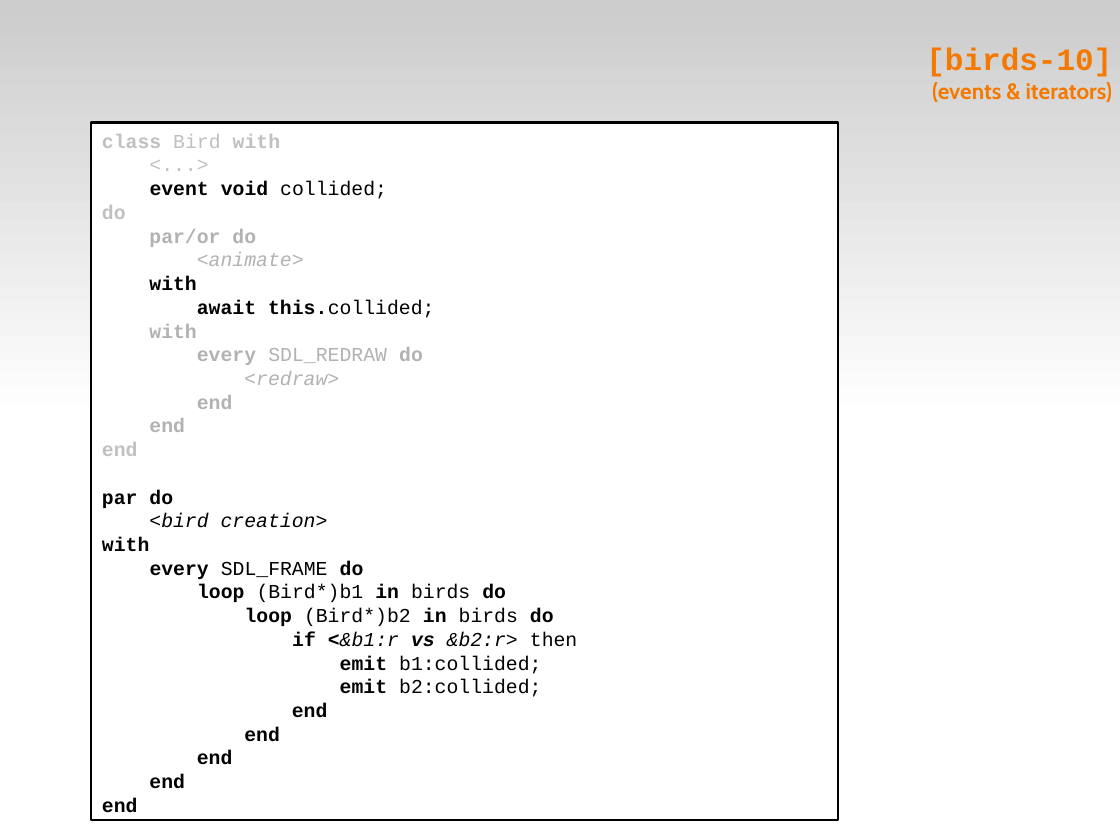
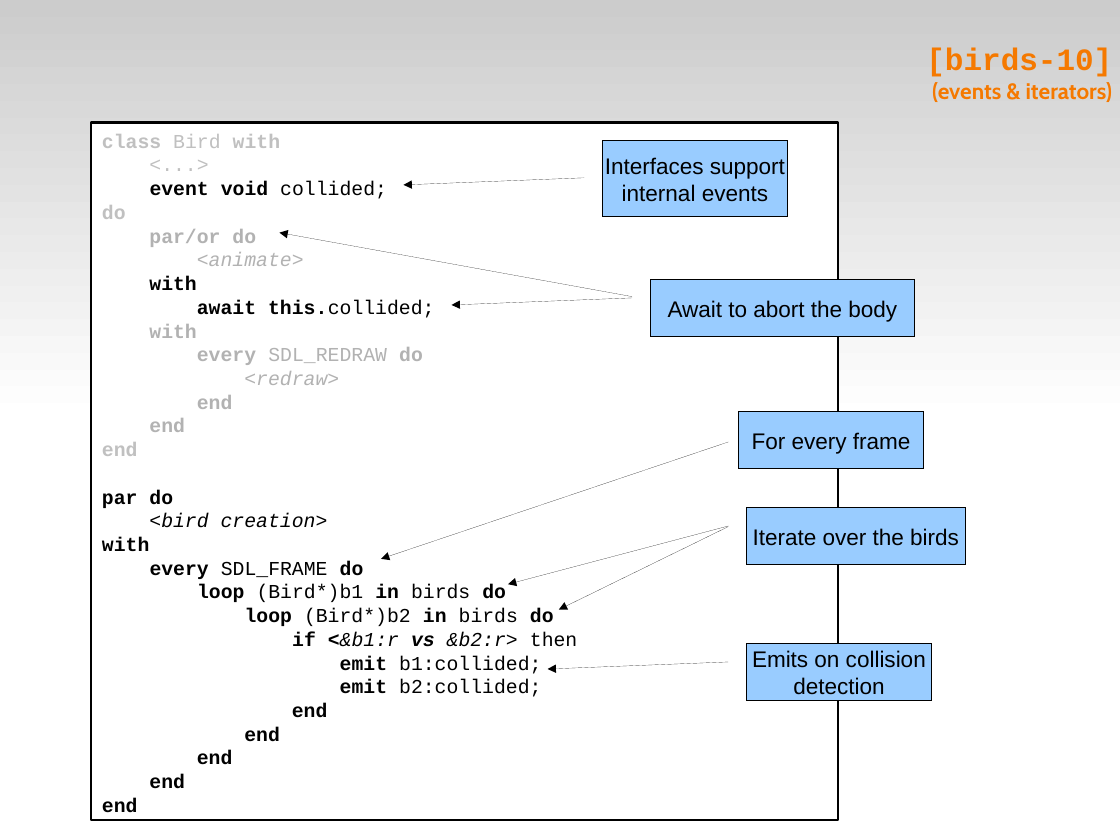
Before and after one commit to fsantanna-no/ceu-docs, a slide deck: slide 22 of ceu_stl.odp (slide 23 before the commit). Drawn at 1120x840 pixels with LibreOffice and Linux fonts; fonts in the diff are those of the drawing. Boxes give left, top, right and bottom in pixels: in the first picture for what was removed or moved away, otherwise in the second. Text is boxed around its words. In the diff, an @@ line names an element or a change of style, - is before the commit and + after.

```diff
--- a/ceu_stl.odp
+++ b/ceu_stl.odp
@@ rectangle added at (x1=603, y1=140, x2=788, y2=216), fill #99CCFF, outline #000000 0 pt, 16 pt, text #000000 @@
+Interfaces support
+internal events
@@ arrow added from (584, 178) to (403, 185), #000000 0 pt @@
@@ arrow added from (632, 297) to (279, 233), #000000 0 pt @@
@@ arrow added from (632, 298) to (451, 305), #000000 0 pt @@
@@ rectangle added at (x1=650, y1=279, x2=915, y2=336), fill #99CCFF, outline #000000 0 pt, 16 pt, text #000000 @@
+Await to abort the body
@@ rectangle added at (x1=739, y1=412, x2=924, y2=469), fill #99CCFF, outline #000000 0 pt, 16 pt, text #000000 @@
+For every frame
@@ arrow added from (729, 442) to (381, 559), #000000 0 pt @@
@@ rectangle added at (x1=747, y1=507, x2=966, y2=564), fill #99CCFF, outline #000000 0 pt, 16 pt, text #000000 @@
+Iterate over the birds
@@ arrow added from (729, 526) to (508, 584), #000000 0 pt @@
@@ arrow added from (729, 526) to (559, 610), #000000 0 pt @@
@@ rectangle added at (x1=747, y1=643, x2=932, y2=700), fill #99CCFF, outline #000000 0 pt, 16 pt, text #000000 @@
+Emits on collision
+detection
@@ arrow added from (729, 662) to (548, 669), #000000 0 pt @@
```
Also in this commit, not shown: 14 other slides changed, 5 other files.
